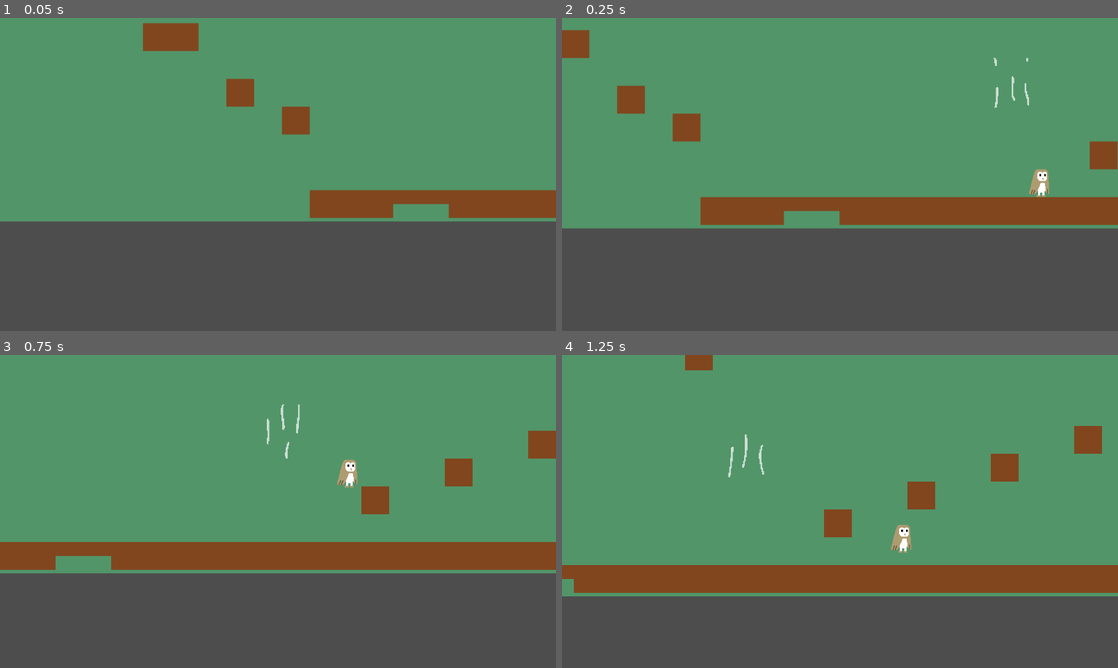
Above: before the commit, frames 1-4 (two rows, left to right).
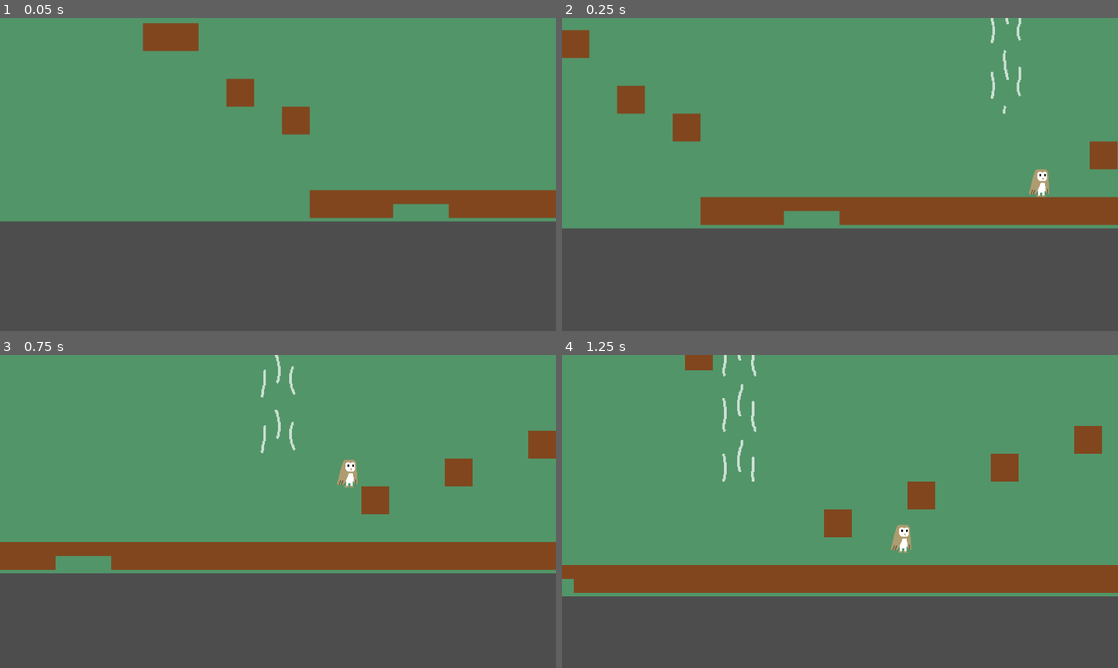
Above: after the commit, the same moments.

Repository: RonTheHuman/OwlGame2
Game: Godot game, scene res://Scenes/Root.tscn
Two runs of this game, one before a commit and one after it. Both use one fixed random seed, a clock stepped at 60 frames per second and the inputs below.
Inputs:
- Up to frame 1 (0.05 s): no input
- Up to frame 2 (0.25 s): no input
- Up to frame 3 (0.75 s): hold D (right) from 0.53 s (still down); hold W (jump) from 0.53 s (still down)
- Up to frame 4 (1.25 s): keep holding D (right); keep holding W (jump)

Frame 1 is identical in both runs. In frame 2, 0.4% of the frame differs, in the area x 77-84%, y 0-31%; in frame 3, 0.4%; in frame 4, 0.5%, in the area x 28-37%, y 0-41%.

Commit message:
cleaned up wind and flight sprites

Diff:
--- a/Scenes/Player.tscn
+++ b/Scenes/Player.tscn
@@ -11,9 +11,9 @@
 atlas = ExtResource("1")
 region = Rect2(384, 0, 128, 64)
 
-[sub_resource type="AtlasTexture" id="AtlasTexture_3wtx4"]
+[sub_resource type="AtlasTexture" id="AtlasTexture_gdbxi"]
 atlas = ExtResource("1")
-region = Rect2(384, 64, 128, 64)
+region = Rect2(512, 0, 128, 64)
 
 [sub_resource type="AtlasTexture" id="AtlasTexture_x281s"]
 atlas = ExtResource("1")
@@ -38,11 +38,11 @@
 "texture": SubResource("AtlasTexture_xtwk5")
 }, {
 "duration": 1.0,
-"texture": SubResource("AtlasTexture_3wtx4")
+"texture": SubResource("AtlasTexture_gdbxi")
 }],
 "loop": true,
 "name": &"flap",
-"speed": 11.0
+"speed": 9.0
 }, {
 "frames": [{
 "duration": 1.0,
@@ -77,16 +77,20 @@
 ground_f = 0.7
 jump_a = -900.0
 gravity_a = 50.0
+v_air_f = 0.9
+h_air_f = 0.97
 glide_a = 25.0
 max_glide_v = 500.0
 fly_v = 700.0
-wind_a = -60.0
+wind_a = -80.0
+coyote_frames = 10.0
+fly_frames = 30.0
 
 [node name="AnimatedSprite2D" type="AnimatedSprite2D" parent="."]
 sprite_frames = SubResource("SpriteFrames_6cjex")
 animation = &"flap"
 autoplay = "walk"
-frame_progress = 0.270442
+frame_progress = 0.717589
 
 [node name="StandingCollision2D" type="CollisionShape2D" parent="."]
 position = Vector2(0, 0.5)
--- a/Scenes/Root.tscn
+++ b/Scenes/Root.tscn
@@ -140,7 +140,39 @@
 scale = Vector2(2, 2)
 
 [node name="Wind5" parent="WindContainer" instance=ExtResource("1")]
-position = Vector2(464, -320)
+position = Vector2(448, -320)
+scale = Vector2(2, 2)
+
+[node name="Wind9" parent="WindContainer" instance=ExtResource("1")]
+position = Vector2(448, -448)
+scale = Vector2(2, 2)
+
+[node name="Wind10" parent="WindContainer" instance=ExtResource("1")]
+position = Vector2(448, -576)
+scale = Vector2(2, 2)
+
+[node name="Wind11" parent="WindContainer" instance=ExtResource("1")]
+position = Vector2(448, -704)
+scale = Vector2(2, 2)
+
+[node name="Wind12" parent="WindContainer" instance=ExtResource("1")]
+position = Vector2(2496, -480)
+rotation = 0.785397
+scale = Vector2(2, 2)
+
+[node name="Wind14" parent="WindContainer" instance=ExtResource("1")]
+position = Vector2(2624, -640)
+rotation = 1.57079
+scale = Vector2(2, 2)
+
+[node name="Wind15" parent="WindContainer" instance=ExtResource("1")]
+position = Vector2(2752, -640)
+rotation = 1.57079
+scale = Vector2(2, 2)
+
+[node name="Wind16" parent="WindContainer" instance=ExtResource("1")]
+position = Vector2(2880, -640)
+rotation = 1.57079
 scale = Vector2(2, 2)
 
 [node name="Wind8" parent="WindContainer" instance=ExtResource("1")]
--- a/Scenes/Wind.tscn
+++ b/Scenes/Wind.tscn
@@ -36,7 +36,7 @@
 }],
 "loop": true,
 "name": &"default",
-"speed": 5.0
+"speed": 6.0
 }]
 
 [sub_resource type="RectangleShape2D" id="17"]
@@ -50,8 +50,7 @@
 position = Vector2(0, -9.53674e-07)
 sprite_frames = SubResource("22")
 autoplay = "default"
-frame = 1
-frame_progress = 0.862798
+frame_progress = 0.274223
 
 [node name="CollisionShape2D" type="CollisionShape2D" parent="."]
 position = Vector2(-4.76837e-07, 0)
--- a/Scripts/Player.gd
+++ b/Scripts/Player.gd
@@ -7,6 +7,7 @@
 @export var gravity_a : float
 
 @export var v_air_f : float
+@export var h_air_f : float
 @export var glide_a : float
 @export var max_glide_v : float
 
@@ -82,17 +83,18 @@
 			if in_wind > 0:
 				velocity += Vector2(0, wind_a).rotated(deg_to_rad(wind_angles))
 				if wind_angles == 0:
-					fly_count = floor(fly_frames/2)
+					fly_count = min(fly_count, fly_frames/2)
 			if velocity.y > 0:
 				velocity.y *= v_air_f
-			velocity.x *= 0.97
+			velocity.x *= h_air_f
 			if Input.is_action_pressed("right"):
 				acceleration.x += glide_a
 				$AnimatedSprite2D.flip_h = false
 			if Input.is_action_pressed("left"):
 				acceleration.x -= glide_a
 				$AnimatedSprite2D.flip_h = true
-			if Input.is_action_pressed("jump") and fly_count < fly_frames:
+			if Input.is_action_pressed("jump") and fly_count < fly_frames \
+					and not in_wind:
 				velocity.y = -fly_v
 				fly_count += 1
 				if $AnimatedSprite2D.animation != "flap":
Not shown, changed: Scenes/StartMenu.tscn
Binary file changed: tileset.png
Not shown, added: tileset.kra
Not shown, added: tileset.kra~
Not shown, changed: tileset.png~
